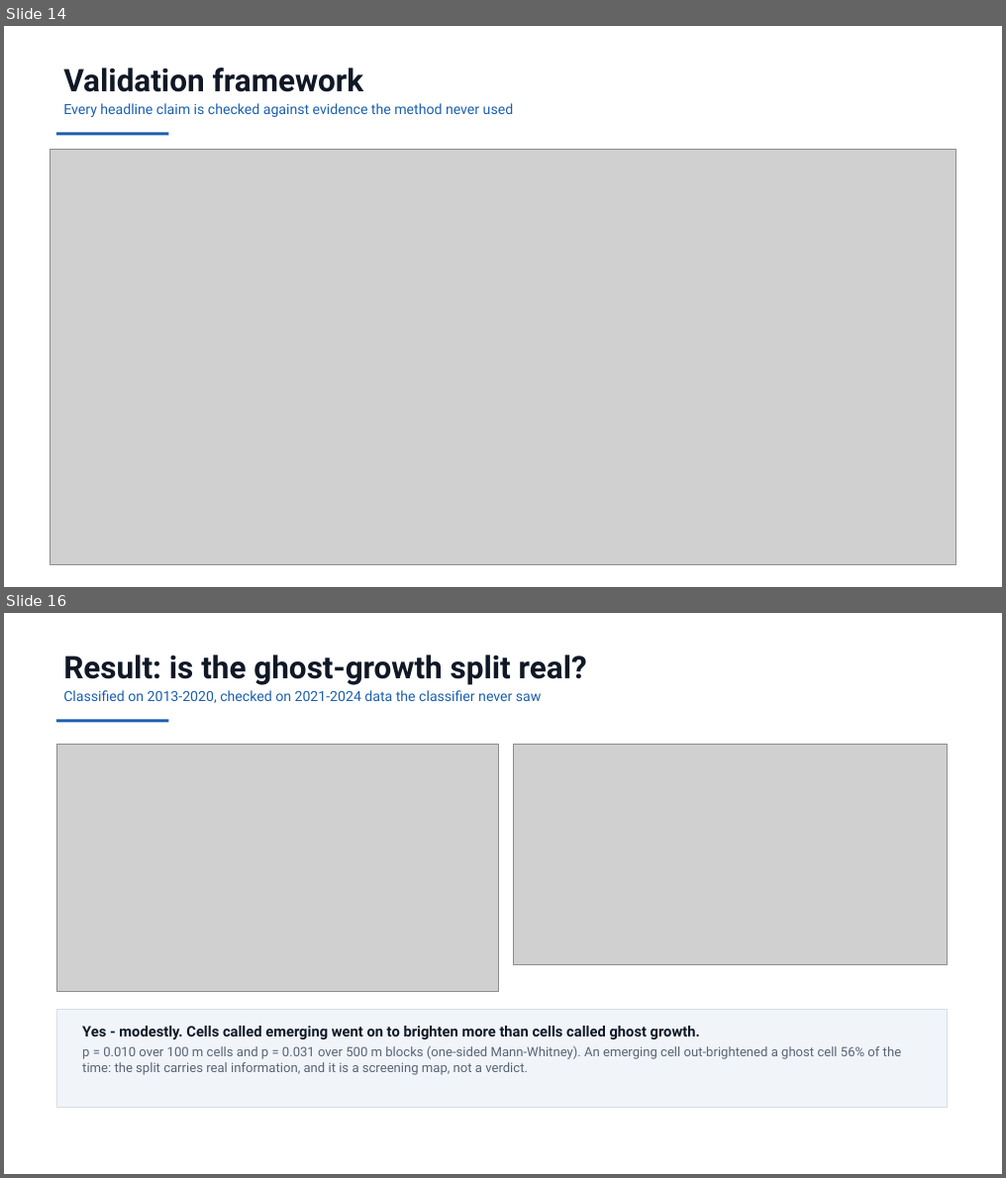
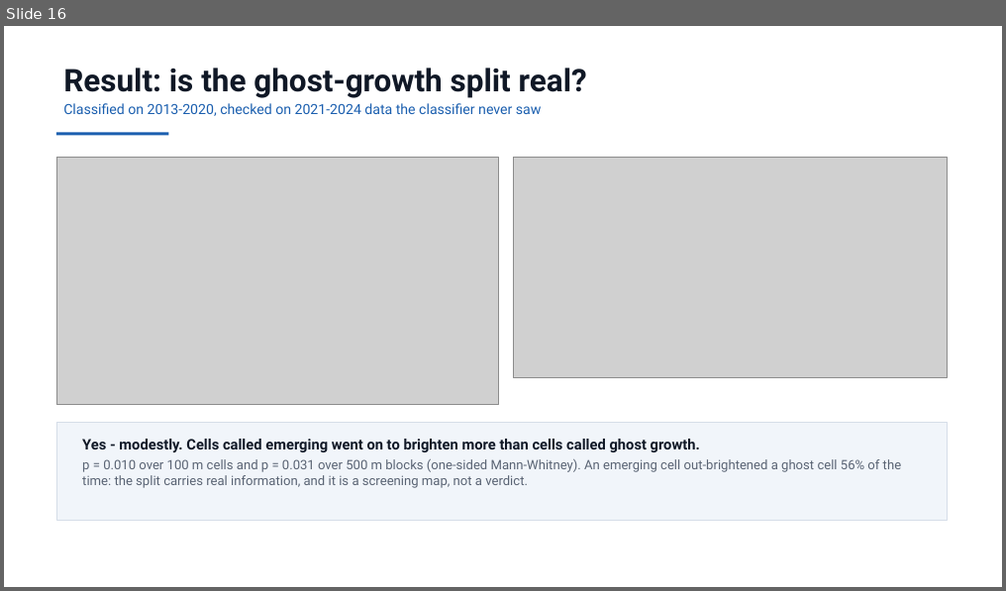
Before and after one commit to Preygle/satellite-ecomony-predection, a slide deck: docs/Review3_Panel_Presentation.pptx. Shown one above the other, each under a label of ours: slides 14 and 16 before the commit, slide 16 after it; the slides between them are not shown. The pictures are 1006x1178 and 1006x591 pixels, drawn with LibreOffice and Linux fonts; fonts in the diff are those of the drawing; grey boxes stand for pictures. Boxes give left, top, right and bottom in pixels: in the first picture for what was removed or moved away, otherwise in the second. Text is boxed around its words. In the diff, an @@ line names an element or a change of style, - is before the commit and + after.

```diff
--- a/docs/Review3_Panel_Presentation.pptx
+++ b/docs/Review3_Panel_Presentation.pptx
@@ slide 14 removed at <box>4,26,1002,587</box>, background #FFFFFF @@
@@ text removed at <box>63,68,514,117</box> @@
-Validation framework
-Every headline claim is checked against evidence the method never used
@@ rectangle removed at <box>56,132,168,135</box> @@
@@ picture removed at <box>50,150,956,565</box> @@
```
Also in this commit, not shown: 11 slides changed, 3 slides added, 2 other slides removed.
